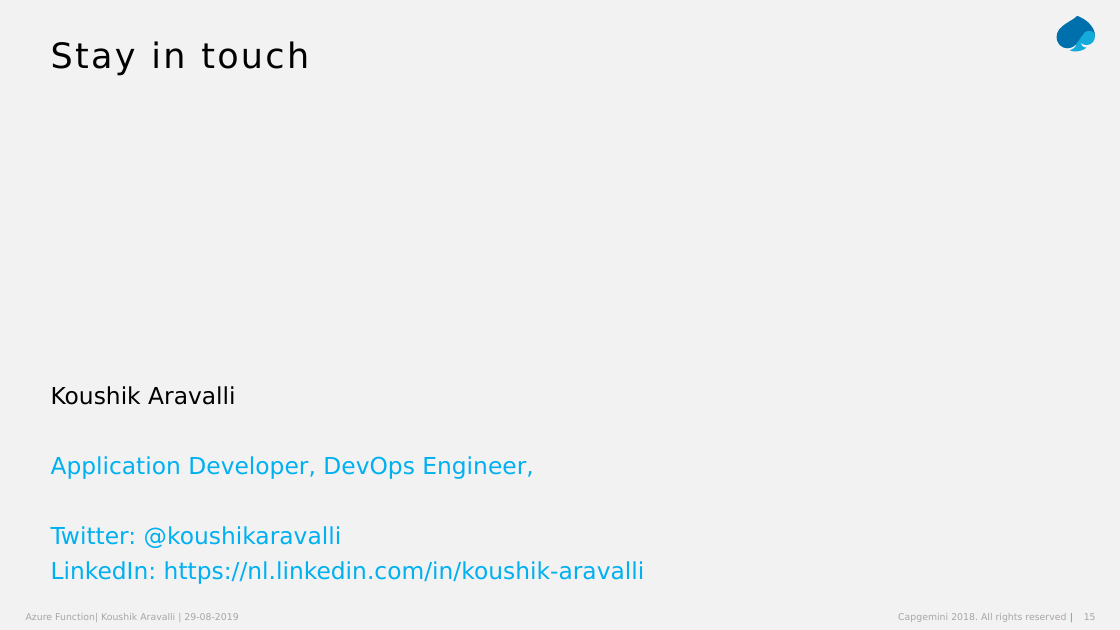
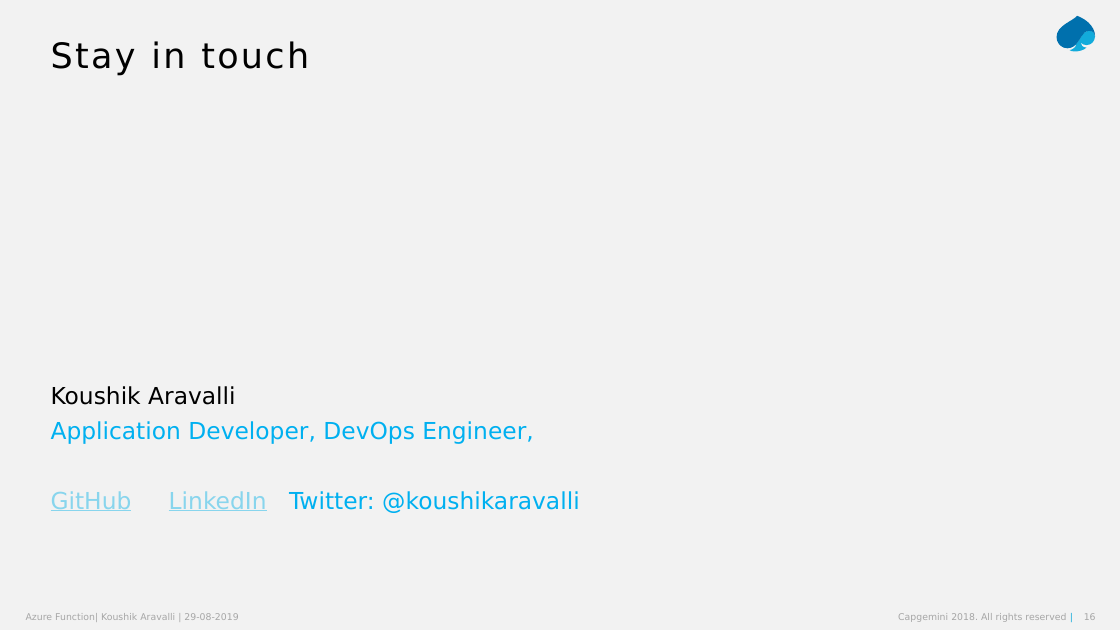
Before and after one commit to koushik-aravalli/az-function-lab, a slide deck: slide 16 of Azure-Function-203.pptx (slide 15 before the commit). Drawn at 1120x630 pixels with LibreOffice and Linux fonts; fonts in the diff are those of the drawing. Boxes give left, top, right and bottom in pixels: in the first picture for what was removed or moved away, otherwise in the second. Text is boxed around its words. In the diff, an @@ line names an element or a change of style, - is before the commit and + after.

Commit message:
presentation updated

```diff
--- a/Azure-Function-203.pptx
+++ b/Azure-Function-203.pptx
@@ text at (51, 491, 580, 513): text changed @@
-Twitter: @koushikaravalli
-LinkedIn: https://nl.linkedin.com/in/koushik-aravalli
+GitHub LinkedIn Twitter: @koushikaravalli
```
Also in this commit, not shown: 1 other slide changed, 2 slides added, 1 slide removed.
